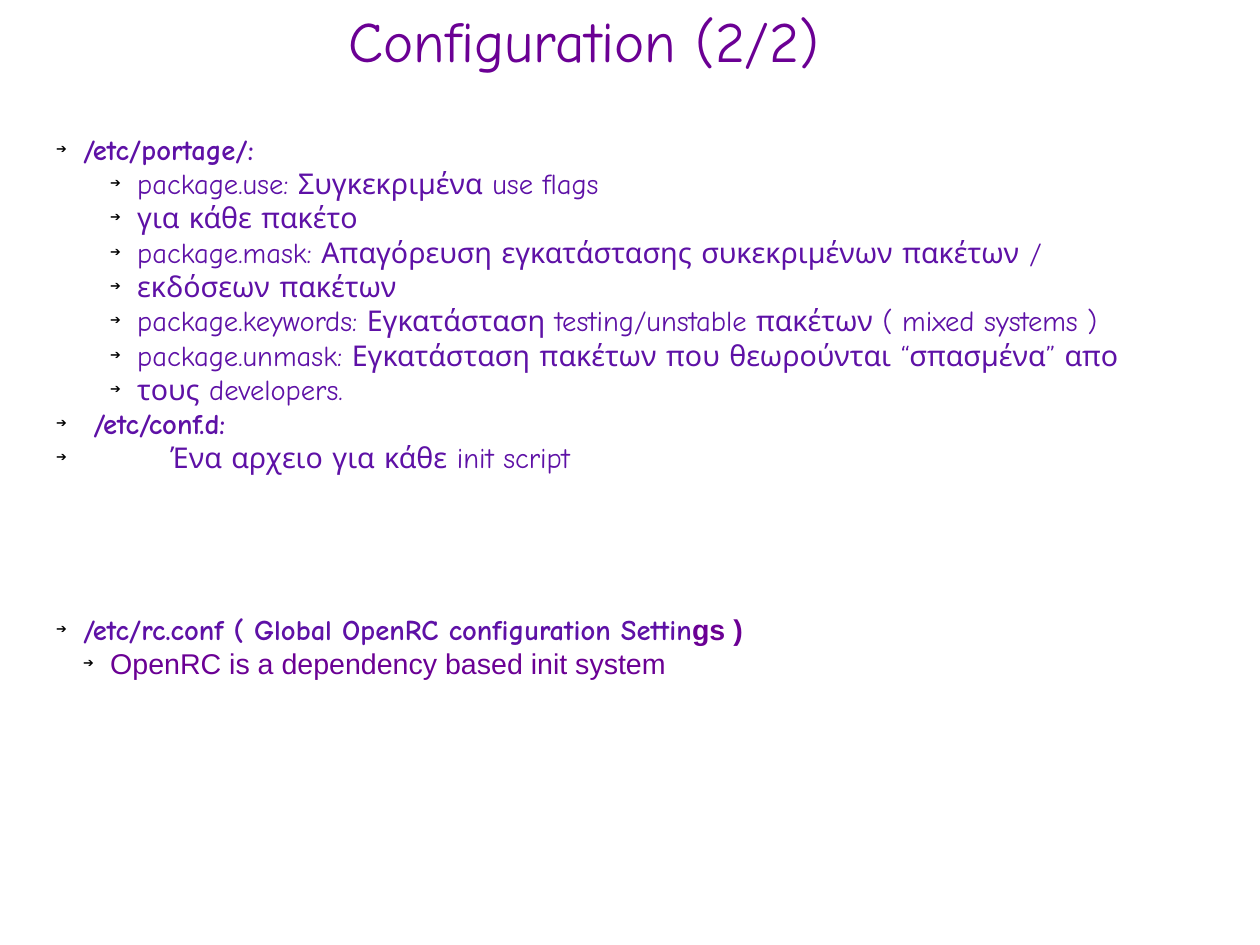
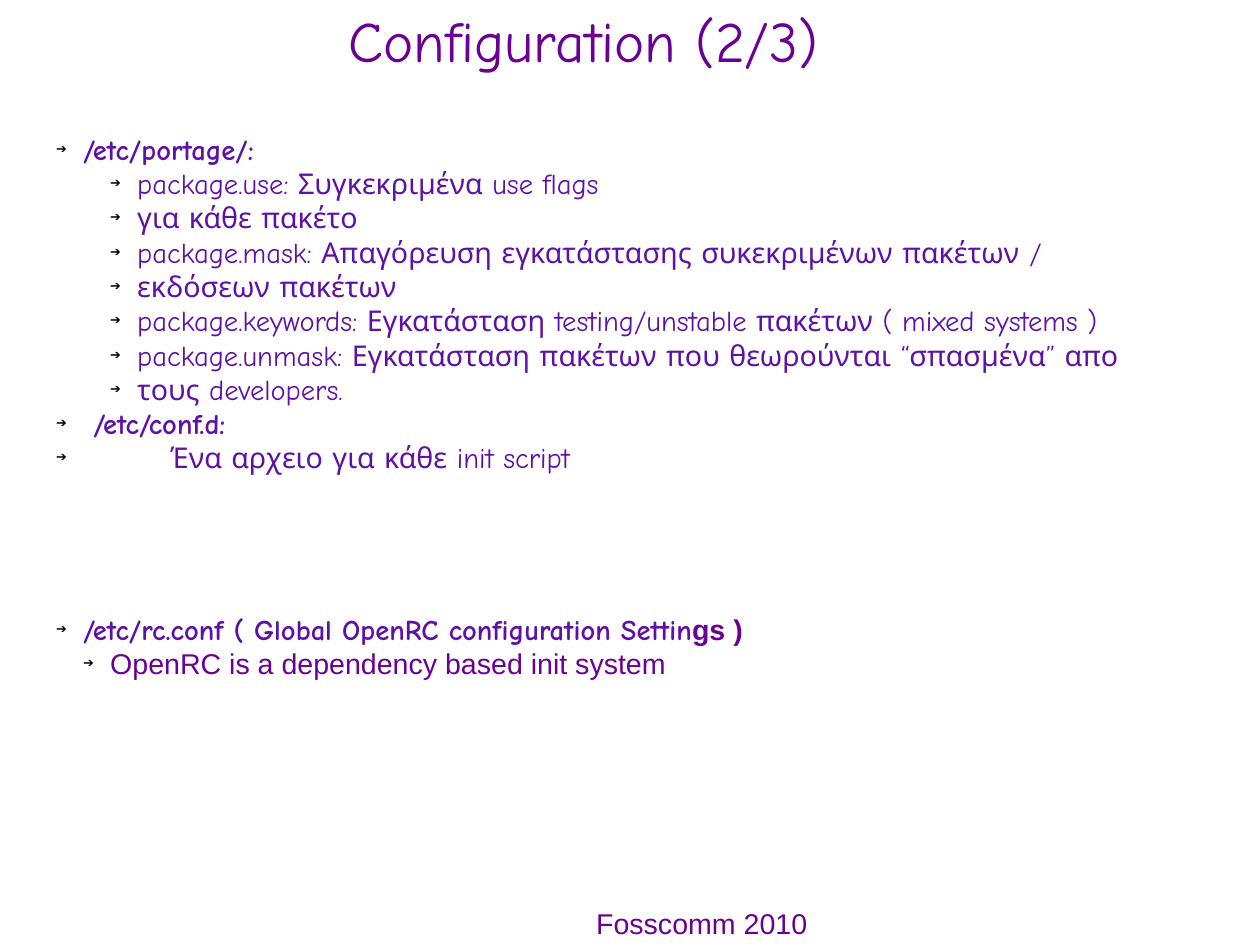
Before and after one commit to gentoo-el/presentations, a slide deck: slide 6 of fosscom-2010_pres.odp. Drawn at 1260x945 pixels with LibreOffice and Linux fonts; fonts in the diff are those of the drawing; background and template pictures are left out. Boxes give left, top, right and bottom in pixels: in the first picture for what was removed or moved away, otherwise in the second. Text is boxed around its words. In the diff, an @@ line names an element or a change of style, - is before the commit and + after.

Commit message:
Update
*Refactor configuration section
*Added examples

```diff
--- a/fosscom-2010_pres.odp
+++ b/fosscom-2010_pres.odp
@@ text at (349,17,818,73): text changed @@
-Configuration (2/2)
+Configuration (2/3)
@@ text added at (596,914,808,935), 18 pt, text #6B0094 @@
+Fosscomm 2010
```
Also in this commit, not shown: 11 other slides changed, 3 slides added.
